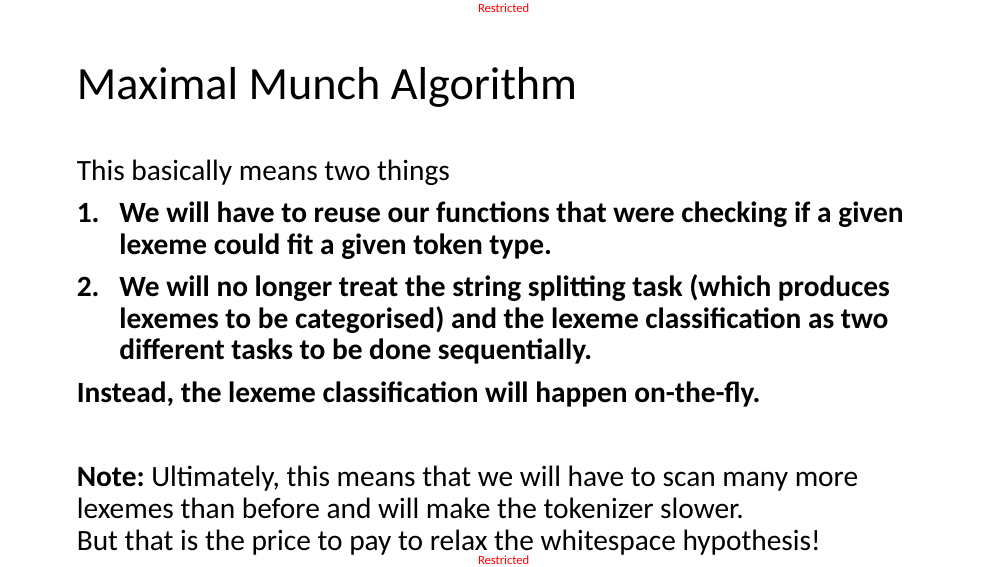
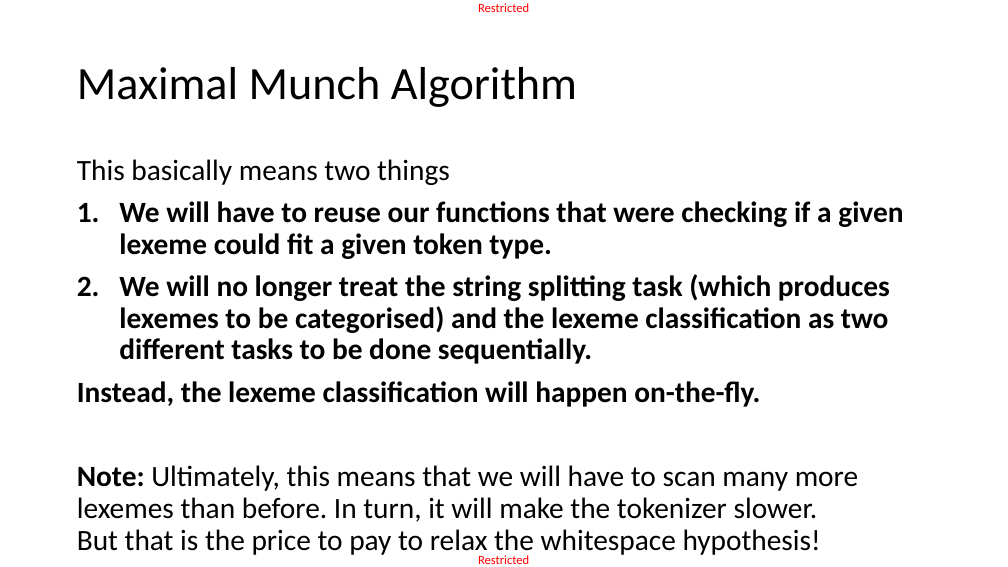
Before and after one commit to matthieudemari/SUTD_PLC_50_051, a slide deck: slide 24 of W10/W10S1/W10S1.pptx. Drawn at 1008x567 pixels with LibreOffice and Linux fonts; fonts in the diff are those of the drawing. Boxes give left, top, right and bottom in pixels: in the first picture for what was removed or moved away, otherwise in the second. Text is boxed around its words. In the diff, an @@ line names an element or a change of style, - is before the commit and + after.

Commit message:
Reworked final tokenizer in W9S3, maximal munch in W10S1.

```diff
--- a/W10/W10S1/W10S1.pptx
+++ b/W10/W10S1/W10S1.pptx
@@ text at (77, 465, 858, 557): text changed @@
-Note: Ultimately, this means that we will have to scan many more lexemes than before and will make the tokenizer slower.
-But that is the price to pay to relax the whitespace hypothesis!
+Note: Ultimately, this means that we will have to scan many more lexemes than before. In turn, it will make the tokenizer slower.
+But that is the price to pay to relax the whitespace hypothesis!
```
Also in this commit, not shown: 20 other slides changed, 3 slides removed, 3 other files.
